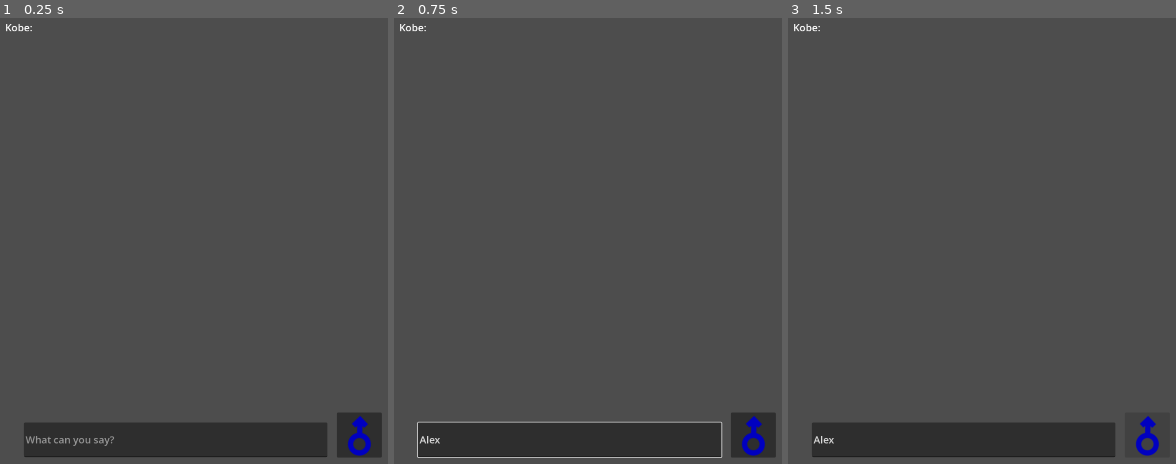
Above: before the commit, frames 1-3 (left to right).
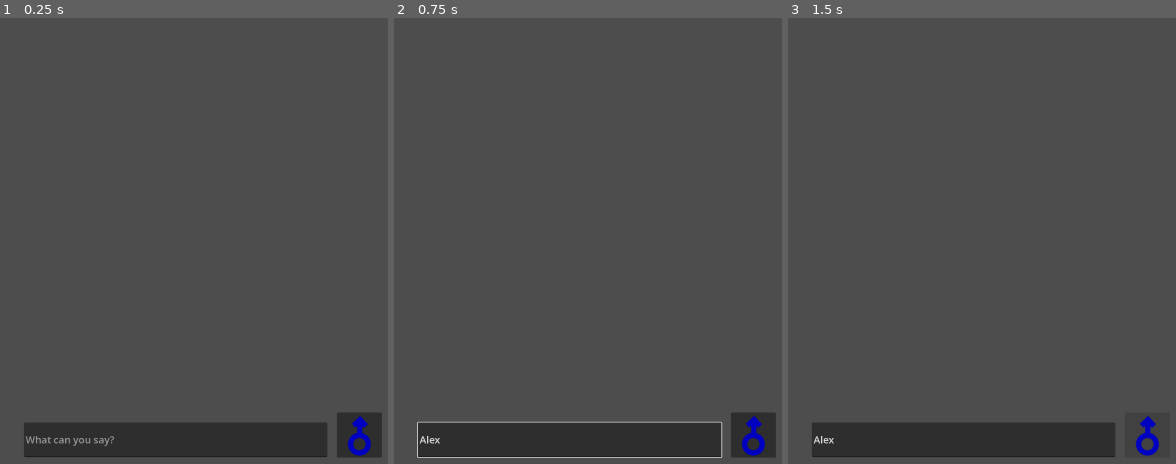
Above: after the commit, the same moments.

Repository: weiyi-boynextdoor/ProjectKobeClient
Game: Godot game, scene res://user_interface/chat_ui.tscn
The game is run twice, just before and just after one commit, with the same random seed, the same clock (stepped at 60 frames per second) and the same inputs. This scene is started directly instead of the project's main scene.
Inputs (mouse positions are in pixels of both pictures, inside the frame that each line leads up to):
- Up to frame 1 (0.25 s): no input
- Up to frame 2 (0.75 s): click (568, 441) at 0.52 s; type "Alex" at 0.6 s
- Up to frame 3 (1.5 s): click (1148, 437) at 1.25 s

The runs differ from the first frame. In frame 1, less than 0.1% of the frame differs, in the area x 1-9%, y 1-4%; in frame 2, less than 0.1%; in frame 3, less than 0.1%.

Commit message:
autowrap

Diff:
--- a/user_interface/chat_item_other.gd
+++ b/user_interface/chat_item_other.gd
@@ -1,7 +1,33 @@
 extends Control
+
+const MAX_TEXT_WIDTH := 800.0
+const MIN_ITEM_HEIGHT := 80.0
 
 @onready var text_label: Label = $HBoxContainer/text
 
 
 func set_text(content: String) -> void:
 	text_label.text = content
+	_update_text_layout()
+
+
+func _ready() -> void:
+	_update_text_layout()
+
+
+func _update_text_layout() -> void:
+	var font: Font = text_label.get_theme_font("font")
+	var font_size: int = text_label.get_theme_font_size("font_size")
+	var content_width := 0.0
+
+	for line in text_label.text.split("\n"):
+		content_width = maxf(
+			content_width,
+			font.get_string_size(line, HORIZONTAL_ALIGNMENT_LEFT, -1, font_size).x
+		)
+
+	var target_width := minf(MAX_TEXT_WIDTH, ceilf(content_width) + 1.0)
+	text_label.custom_minimum_size.x = maxf(1.0, target_width)
+	custom_minimum_size.y = maxf(MIN_ITEM_HEIGHT, text_label.get_combined_minimum_size().y)
+	text_label.update_minimum_size()
+	update_minimum_size()
--- a/user_interface/chat_item_other.tscn
+++ b/user_interface/chat_item_other.tscn
@@ -31,6 +31,7 @@
 expand_mode = 1
 
 [node name="text" type="Label" parent="HBoxContainer" unique_id=339657835]
+custom_minimum_size = Vector2(300, 0)
 layout_mode = 2
 text = "Man! what can i say? mamba out!
 Man! what can i say? mamba out!"
--- a/user_interface/chat_ui.gd
+++ b/user_interface/chat_ui.gd
@@ -37,6 +37,7 @@
 	network_manager.audio_chunk_received.connect(_on_audio_chunk_received)
 	network_manager.audio_finished.connect(_on_audio_finished)
 
+	# clean up
 	for child in chat_container.get_children():
 		child.queue_free()
 
--- a/user_interface/chat_ui.tscn
+++ b/user_interface/chat_ui.tscn
@@ -16,22 +16,6 @@
 
 [node name="audio_player" type="AudioStreamPlayer" parent="." unique_id=1229694403]
 stream = ExtResource("1_tl3l8")
-
-[node name="text_assistant_response" type="RichTextLabel" parent="." unique_id=2055929899]
-layout_mode = 1
-anchors_preset = -1
-offset_left = 106.0
-offset_top = 810.0
-offset_right = 917.0
-offset_bottom = 1344.55
-grow_vertical = 2
-theme_override_font_sizes/normal_font_size = 24
-theme_override_font_sizes/bold_font_size = 24
-theme_override_font_sizes/bold_italics_font_size = 24
-theme_override_font_sizes/italics_font_size = 24
-theme_override_font_sizes/mono_font_size = 24
-text = "Kobe: "
-fit_content = true
 
 [node name="text_user_input" type="LineEdit" parent="." unique_id=968898368]
 layout_mode = 1
